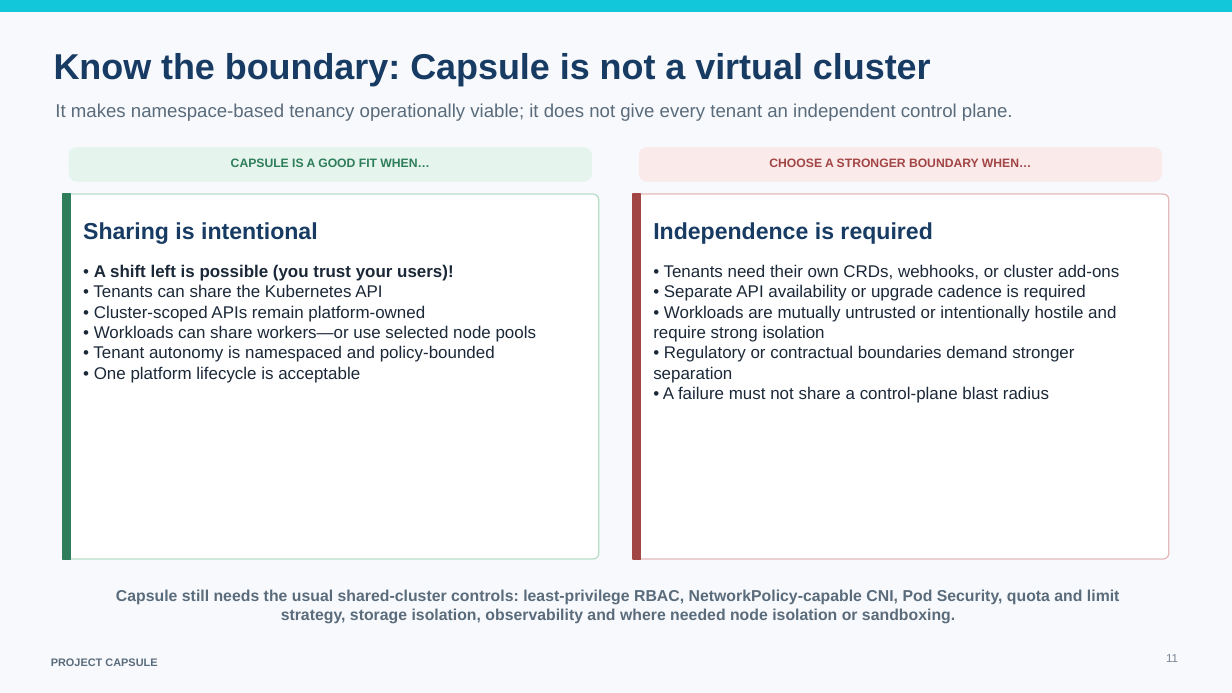
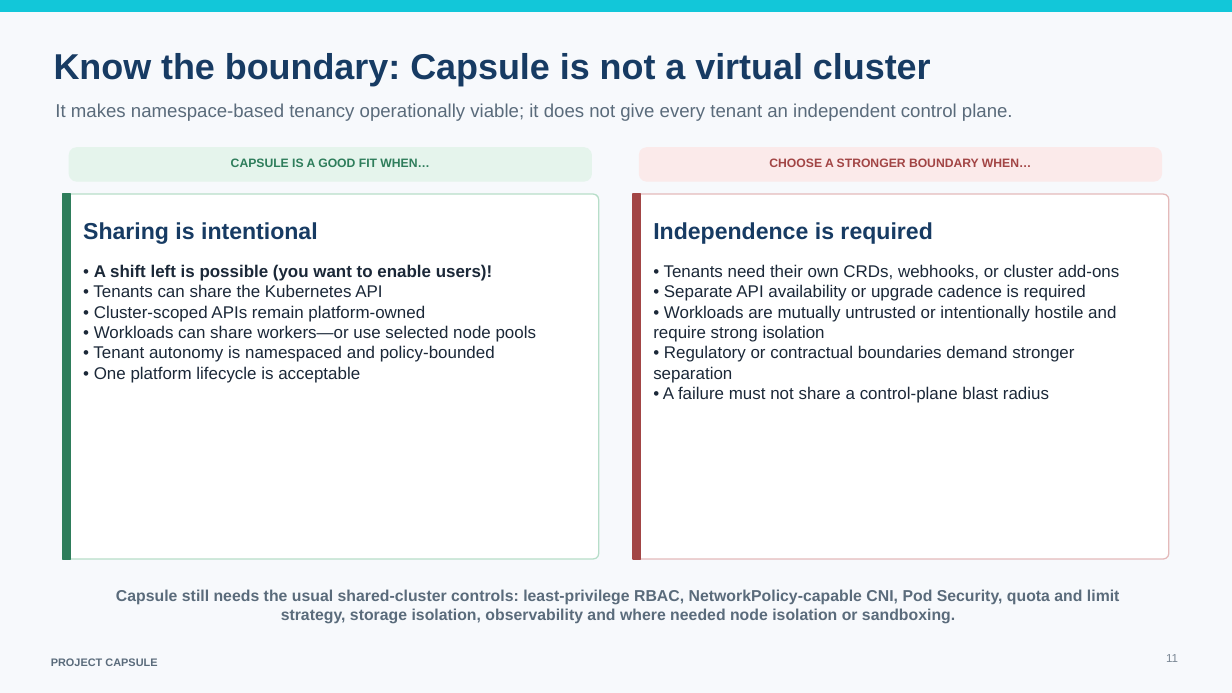
Before and after one commit to projectcapsule/website, a slide deck: slide 11 of presentations/Project_Capsule_Overview.pptx. Drawn at 1232x693 pixels with LibreOffice and Linux fonts; fonts in the diff are those of the drawing. Boxes give left, top, right and bottom in pixels: in the first picture for what was removed or moved away, otherwise in the second. Text is boxed around its words. In the diff, an @@ line names an element or a change of style, - is before the commit and + after.

```diff
--- a/presentations/Project_Capsule_Overview.pptx
+++ b/presentations/Project_Capsule_Overview.pptx
@@ text at bbox=[93, 264, 493, 297]: text changed @@
-• A shift left is possible (you trust your users)!
-• Tenants can share the Kubernetes API
+• A shift left is possible (you want to enable users)!
+• Tenants can share the Kubernetes API
```
Also in this commit, not shown: 7 other slides changed.
